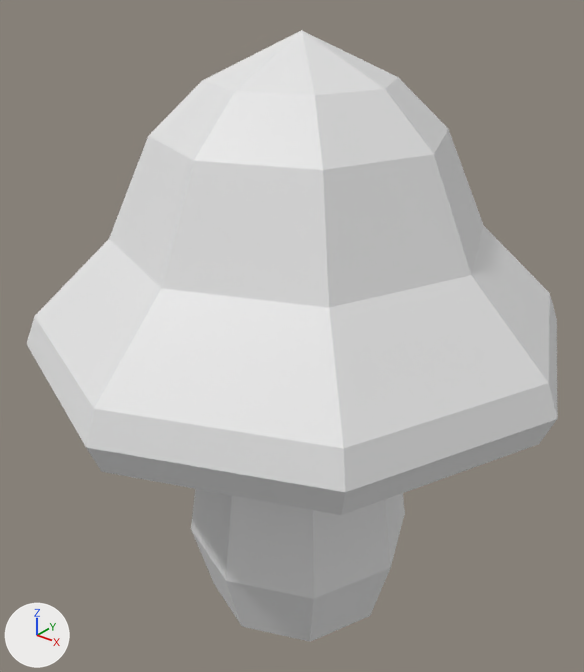
One commit to the FBX model Assets/Assets/Objects/mushroom.fbx: the scene before it, then after it.
The view is the same before and after, from a camera (50 mm lens) standing at (0.1403, -0.1794, 0.2073) and looking at (-0.0029, -0.0004, 0.0964). The axes (+X, +Y, +Z) are drawn at lower left. The lights are the same throughout. Where no turn or scale is listed for an object, it has been applied to the vertices.
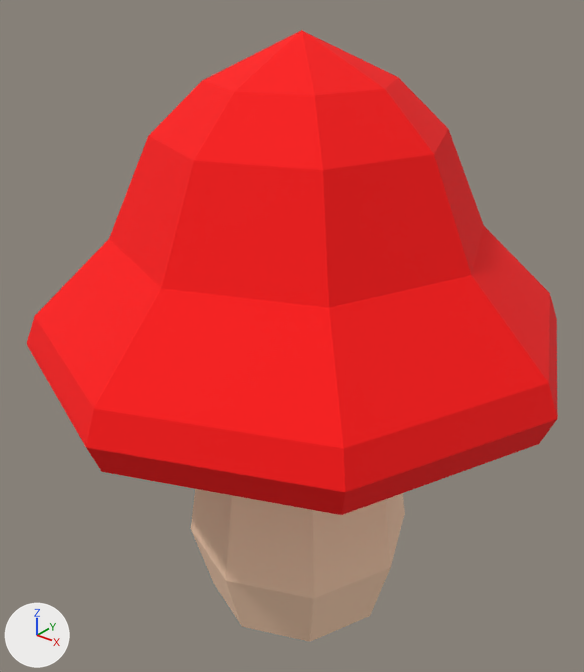
What differs and where, as boxes [x1, y1, x2, y2] in the pictures (584 x 672 px):
part 1 of me_mesh, recoloured (white to red)
    both: [27, 30, 558, 515]
part 2 of me_mesh, recoloured (white to beige)
    both: [191, 489, 405, 642]

What the commit changed:
Material 'Mat_0' (mat_mat_0) is new.
Its base color is (0.982, 0.658, 0.456) (beige #fdd4b4).
Its roughness is 0.9.
Material 'Mat' (mat_mat) is new.
Its base color is (1.0, 0.0, 0.0) (red #ff0000).
Its roughness is 0.9.
me_mesh has 90 vertices, 96 faces and spans x -0.083..0.083, y -0.083..0.083, z -0.05..0.137.
me_mesh is used by ob_cylinder; location (0.0, 0.0, 0.05).
me_mesh part 1: all 56 faces that had it switch from mat_physical (white #e7e7e7) to mat_mat (red #ff0000).
me_mesh part 2: all 40 faces that had it switch from mat_physical_0 (white #e7e7e7) to mat_mat_0 (beige #fdd4b4).
